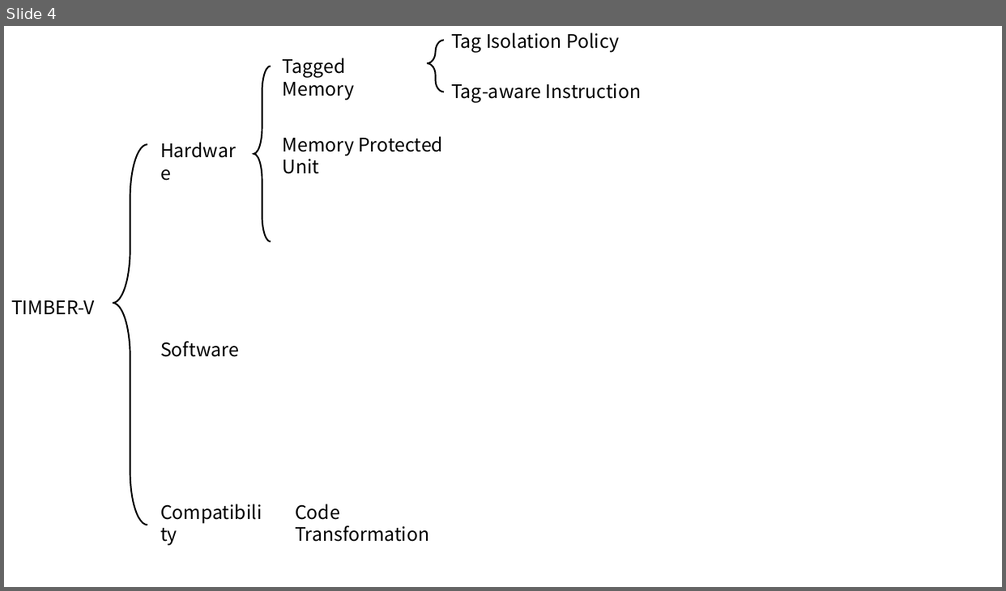
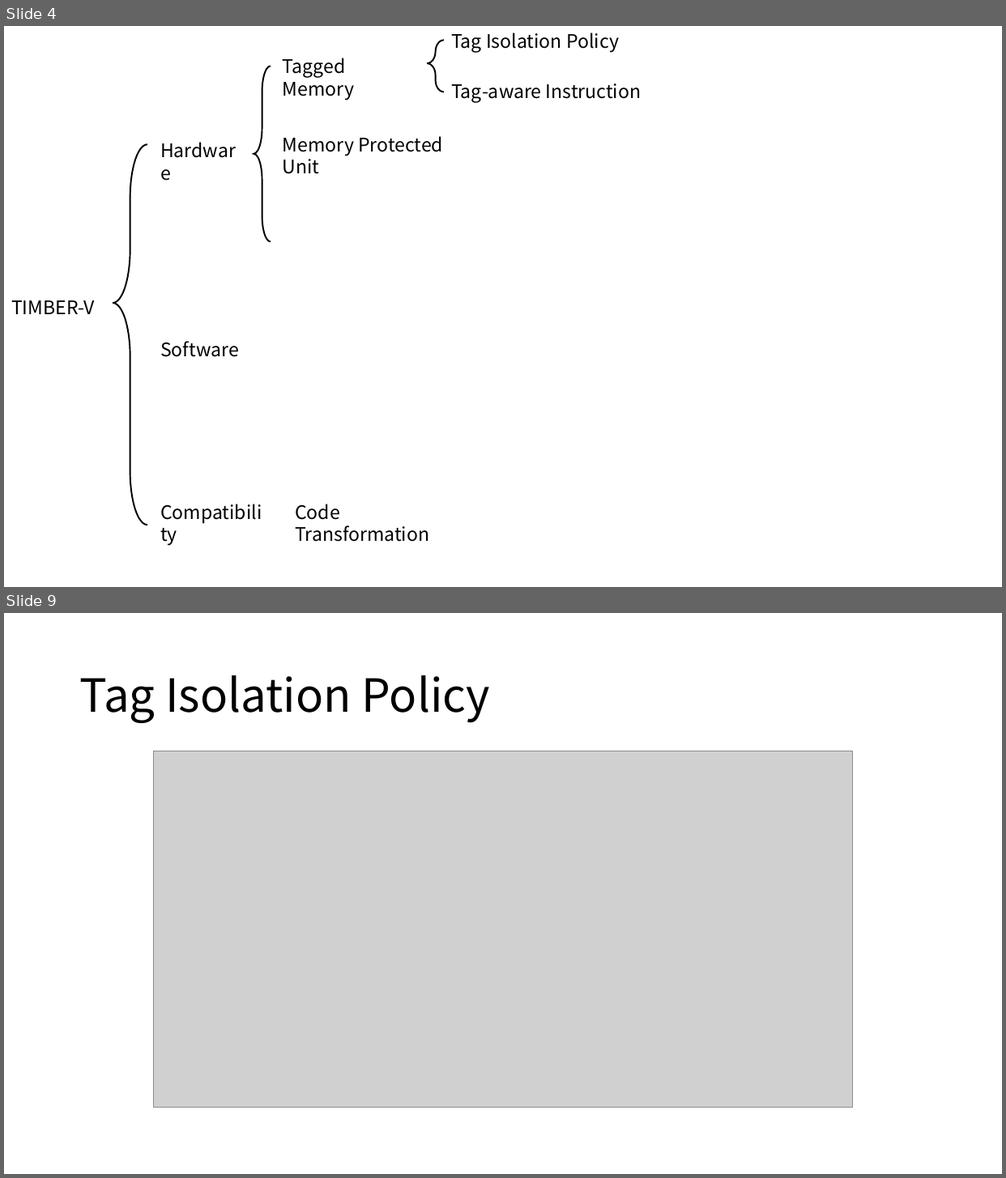
Before and after one commit to Bemfool/SUNFLOWER, a slide deck: 新建 Microsoft PowerPoint 演示文稿.pptx. Shown one above the other, each under a label of ours: slide 4 before the commit, slides 4 and 9 after it; the slides between them are not shown. The pictures are 1006x591 and 1006x1178 pixels, drawn with LibreOffice and Linux fonts; fonts in the diff are those of the drawing; grey boxes stand for pictures. Boxes give left, top, right and bottom in pixels: in the first picture for what was removed or moved away, otherwise in the second. Text is boxed around its words. In the diff, an @@ line names an element or a change of style, - is before the commit and + after.

```diff
--- a/新建 Microsoft PowerPoint 演示文稿.pptx
+++ b/新建 Microsoft PowerPoint 演示文稿.pptx
@@ slide 9 added at box(4, 613, 1002, 1174), background #FFFFFF @@
@@ title added at box(80, 675, 491, 723), 44 pt, text #000000 @@
+Tag Isolation Policy
@@ picture added at box(154, 752, 852, 1108) @@
```
Also in this commit, not shown: 2 slides changed, 5 other slides added.
